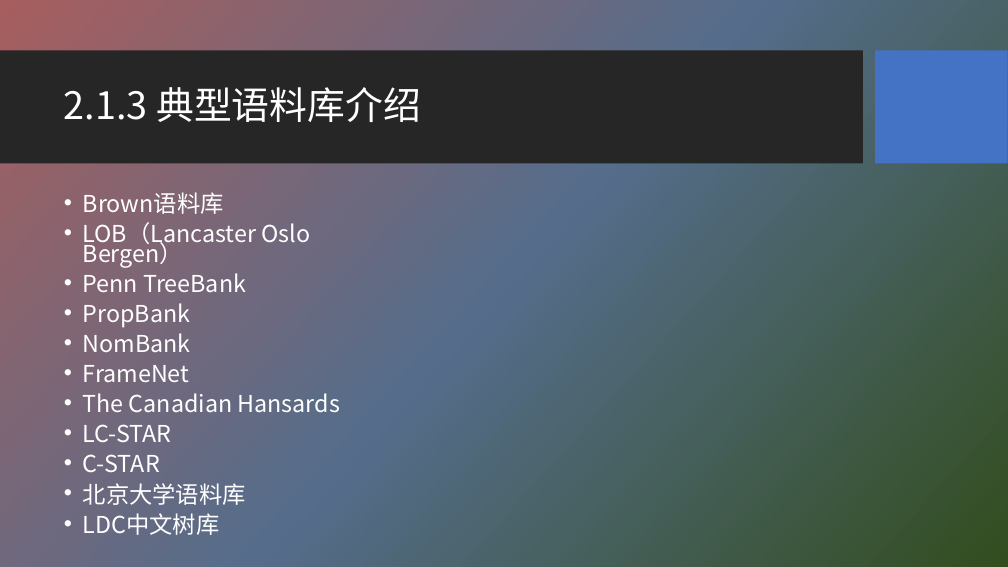
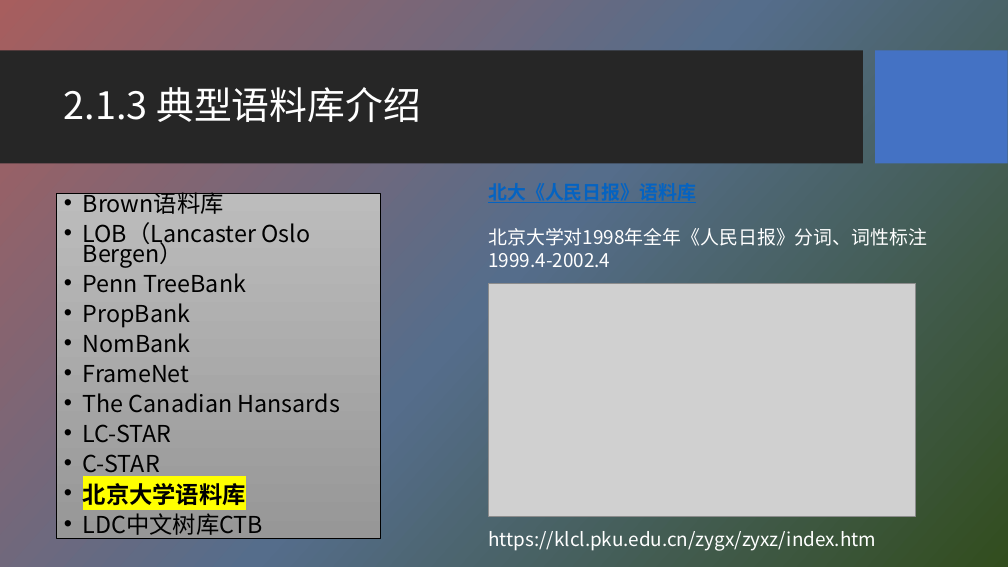
Before and after one commit to HBU/NLP_PPT, a slide deck: slide 10 of PPT-2020/ch02 语料库与词汇知识库.pptx (slide 9 before the commit). Drawn at 1008x567 pixels with LibreOffice and Linux fonts; fonts in the diff are those of the drawing; grey boxes stand for pictures; background and template pictures are left out. Boxes give left, top, right and bottom in pixels: in the first picture for what was removed or moved away, otherwise in the second. Text is boxed around its words. In the diff, an @@ line names an element or a change of style, - is before the commit and + after.

```diff
--- a/PPT-2020/ch02 语料库与词汇知识库.pptx
+++ b/PPT-2020/ch02 语料库与词汇知识库.pptx
@@ text "Brown语料库": place and size @@
-text "Brown语料库" at (83, 192, 340, 535)
+text "Brown语料库" at (56, 194, 380, 539)
@@ text "Brown语料库" at (56, 194, 380, 539): fill none to gradient #BCBCBC to #979797; outline none to #000000 0.75 pt @@
@@ text at (83, 189, 340, 505): text colour #FFFFFF to #000000; highlight none to #FFFF00, bold on in "北京大学语料库" @@
@@ text added at (488, 225, 927, 267), 18 pt, text #FFFFFF @@
+北大《人民日报》语料库
+北京大学对1998年全年《人民日报》分词、词性标注
+1999.4-2002.4
@@ picture added at (488, 284, 917, 516) @@
@@ text at (83, 509, 263, 539): text changed; text colour #FFFFFF to #000000 @@
-• LDC中文树库
+• LDC中文树库CTB
@@ text added at (488, 531, 876, 551), 18 pt, text #FFFFFF @@
+https://klcl.pku.edu.cn/zygx/zyxz/index.htm
```
Also in this commit, not shown: 8 other slides changed, 3 slides added, 1 slide removed, 1 other file.
